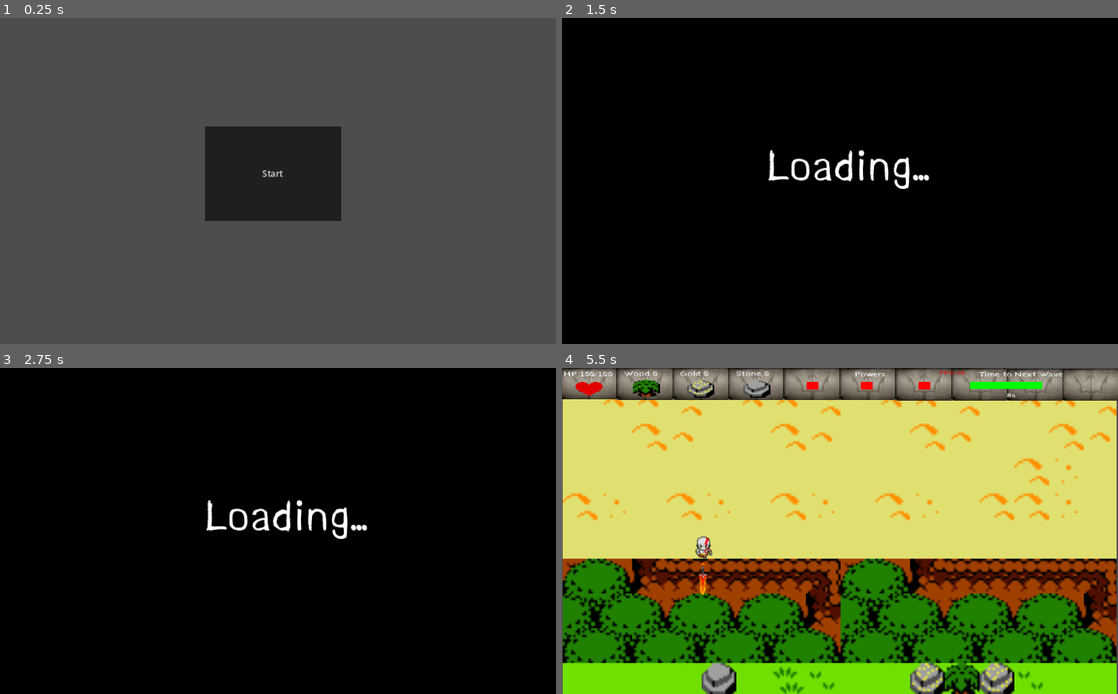
Above: before the commit, frames 1-4 (two rows, left to right).
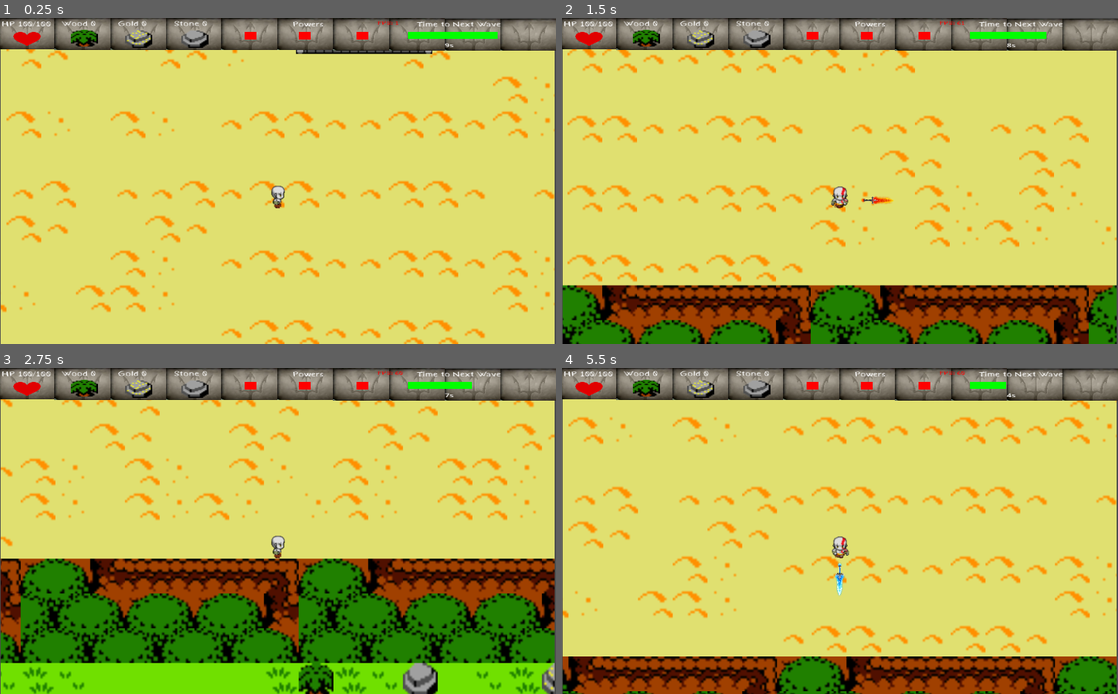
Above: after the commit, the same moments.

Repository: Christian2019/ProjetoAtenas
Game: Godot game, scene res://Scenes/MainScenes/Game_ViewPort.tscn
Two runs of this game, one before a commit and one after it. Both use one fixed random seed, a clock stepped at 60 frames per second and the inputs below. Before the commit the project starts from res://Scenes/MainScenes/Menu.tscn. Video files are missing from this copy of the repository; at most half a second of black plays in their place. Sound files missing from this copy of the repository are replaced by a short silence.
Inputs:
- Up to frame 1 (0.25 s): no input
- Up to frame 2 (1.5 s): tap Enter at 0.5 s; hold Right (Move_Right) 0.53-1.28 s; hold Q (Attack1) 0.53-1.28 s; hold Down (Move_Down) from 1.28 s (still down); tap W (Attack2) at 1.35 s
- Up to frame 3 (2.75 s): release Down (Move_Down) at 2.03 s; hold Right (Move_Right) from 2.03 s (still down); tap 1 (ChangeAttack1) at 2.1 s
- Up to frame 4 (5.5 s): release Right (Move_Right) at 2.78 s; hold Up (Move_Up) 2.78-3.53 s; tap R (Dash) at 2.85 s; hold Left (Move_Left) 3.53-5.03 s; tap E (Turret) at 3.6 s; tap T (Ultimate) at 4.35 s; hold Down (Move_Down) from 5.03 s (still down); hold Q (Attack1) from 5.03 s (still down)

The runs differ from the first frame. In frame 1, 98% of the frame differs, in the area x 0-100%, y 0-100%; in frame 2, 98%; in frame 3, 97%; in frame 4, 47%.

Commit message:
feedback de dano

Diff:
--- a/Scripts/Minotaur.gd
+++ b/Scripts/Minotaur.gd
@@ -55,6 +55,7 @@
 		nextHitDelayPlayer=true
 		Global.timerCreator("enableHit",nextHitDelay,[0],self)
 		Global.player.hp-=damage
+		Global.player.activateFeedback()
 		if (Global.player.hp<0):
 			Global.player.hp=0
 
--- a/Scripts/player.gd
+++ b/Scripts/player.gd
@@ -1,5 +1,6 @@
 extends Node2D
 ##Stats
+
 var dead = false
 var maxHp=100
 var hp = maxHp
@@ -45,6 +46,10 @@
 
 var farming =false
 
+##Feedback por levar dano
+var feedBackAtive=false
+var reverseAlphaChange=false
+
 func _ready():
 	$Animation.play("Right")
 
@@ -72,7 +77,29 @@
 	getCloserQuadrant()
 	debug()
 	mining()
+	feedback()
 	#contruction()
+
+func feedback():
+	if (feedBackAtive):
+		var feedbackSpeed=0.04
+		if (!reverseAlphaChange):
+			modulate.a -= feedbackSpeed
+			if (modulate.a<=0.0):
+				reverseAlphaChange=true
+		else:
+			modulate.a += feedbackSpeed
+			if (modulate.a>=1):
+				reverseAlphaChange=false
+
+func activateFeedback():
+	if (!feedBackAtive):
+		feedBackAtive=true
+		Global.timerCreator("disableFeeback",1,[],self)
+
+func disableFeeback():
+	feedBackAtive=false
+	modulate.a=1
 
 func restartGame():
 	get_tree().change_scene_to_file("res://Scenes/MainScenes/Fatality.tscn")
--- a/project.godot
+++ b/project.godot
@@ -11,7 +11,7 @@
 [application]
 
 config/name="Projeto Atenas"
-run/main_scene="res://Scenes/MainScenes/Menu.tscn"
+run/main_scene="res://Scenes/MainScenes/Game_ViewPort.tscn"
 config/features=PackedStringArray("4.1")
 config/icon="res://icon.png"
 
